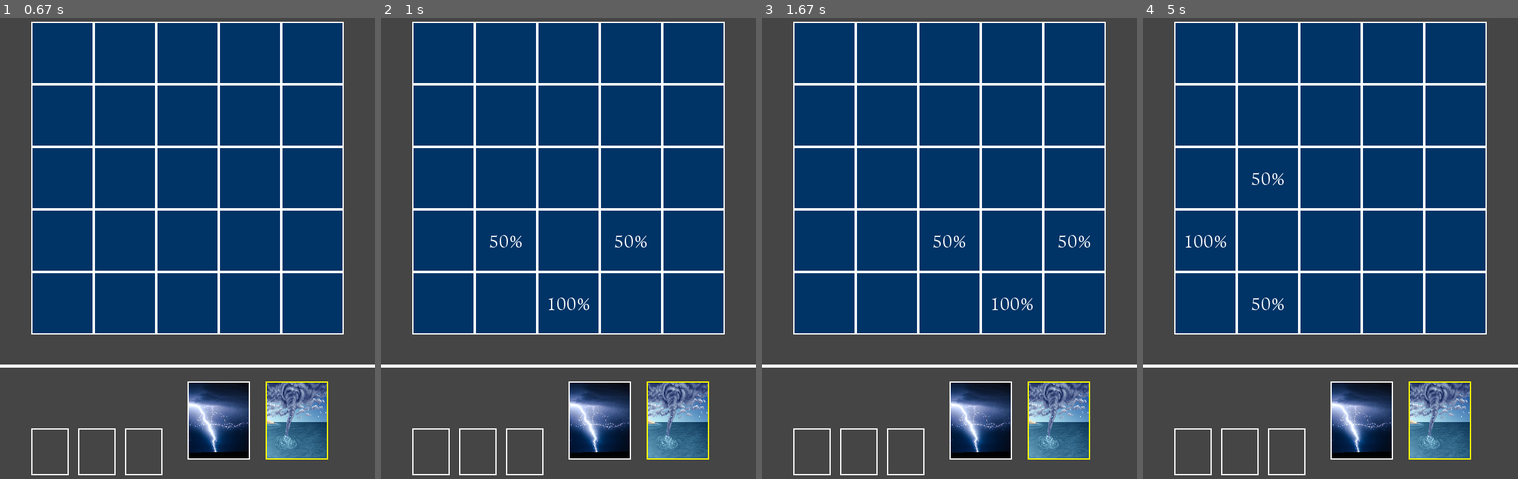
Above: before the commit, frames 1-4 (left to right).
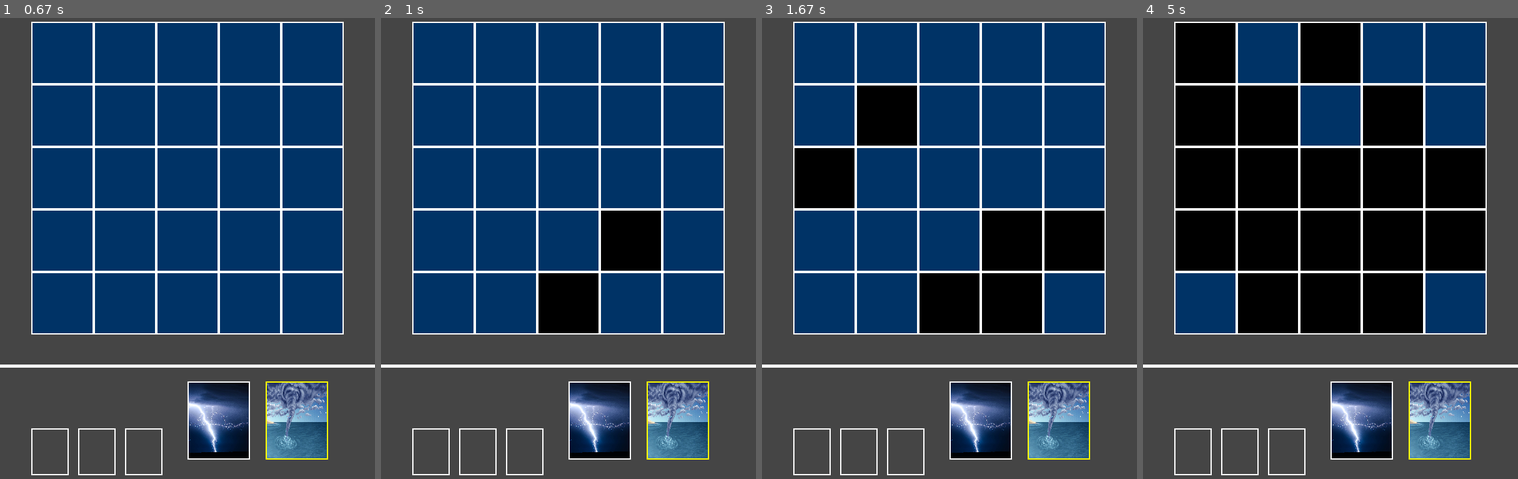
Above: after the commit, the same moments.

Repository: wlsdn2749/Rostark-Transcendence-Simulator
Game: pygame game, started from games/main.py
Same seed, same stepped clock (60 frames per second), same inputs: the game is played once before the commit and once after it.
Inputs (mouse positions are in pixels of both pictures, inside the frame that each line leads up to):
- Up to frame 1 (0.67 s): click (296, 414) at 0.38 s
- Up to frame 2 (1 s): click (568, 271) at 0.72 s
- Up to frame 3 (1.67 s): click (833, 165) at 1.05 s; click (994, 285) at 1.38 s
- Up to frame 4 (5 s): click (1338, 73) at 1.72 s; click (1334, 294) at 2.05 s; click (1319, 156) at 2.38 s; click (1278, 137) at 2.72 s; click (1428, 197) at 3.05 s; click (1446, 230) at 3.38 s; click (1409, 151) at 3.72 s; click (1221, 142) at 4.05 s; click (1345, 220) at 4.38 s; click (1221, 211) at 4.72 s

Frame 1 is identical in both runs. In frame 2, 4.3% of the frame differs, in the area x 29-75%, y 41-69%; in frame 3, 13%; in frame 4, 38%, in the area x 8-92%, y 1-69%.

Commit message:
add: tile destroy feature

Diff:
--- a/games/main.py
+++ b/games/main.py
@@ -7,6 +7,7 @@
 # 절대 경로 참조
 sys.path.append(os.path.dirname(os.path.abspath(os.path.dirname(__file__))))
 from pakeages.gameobject import Tile, Slot, Card  # noqa: E402
+from pakeages.random import is_destroy  # noqa : E402
 
 
 WHITE = (255, 255, 255)
@@ -77,9 +78,23 @@
         elif event.type == pygame.MOUSEBUTTONDOWN:
             x, y = pygame.mouse.get_pos()
             if 50 <= x <= 550 and 50 <= y <= 550:  # Tile Event
-                target_tile = tiles[(x - 50) // 100][(y - 50) // 100]
-                target_tile.destroy(screen)
-                print(x, y, target_tile.enabled)
+                x, y = (x - 50) // 100, (y - 50) // 100
+                if slots[0].selected:
+                    effect_range = slots[0].card.element.effect_range(x, y)
+                if slots[1].selected:
+                    effect_range = slots[1].card.element.effect_range(x, y)
+
+                if effect_range:
+                    for x, y, value in effect_range:
+                        if 0 <= x <= 4 and 0 <= y <= 4:
+                            if tiles[x][y].enabled:
+                                if is_destroy(value):
+                                    tiles[x][y].destroy(screen)
+
+                # target_tile = tiles[(x - 50) // 100][(y - 50) // 100]
+                # target_tile.destroy(screen)
+
+                # print(x, y, value, tiles[x][y].enabled)
             elif 300 <= x <= 400 and 625 <= y <= 725:  # ! Slot 0
                 slots[0].toggle_select(screen)
                 if slots[1].selected:
@@ -101,21 +116,26 @@
         # 마우스가 특정 타일 위로 올라갔을 경우 특정 타일과 그 인접 타일 위치를 저장
         for i in range(5):
             for j in range(5):
-                if tiles[i][j].collidepoint(mouse_pos):
+                if tiles[i][j].collidepoint(mouse_pos) and tiles[i][j].enabled:
                     if slots[0].selected:
                         effect_range = slots[0].card.element.effect_range(i, j)
                     if slots[1].selected:
                         effect_range = slots[1].card.element.effect_range(i, j)
 
                 # 모든 타일을 갱신
-                tiles[i][j].create(screen)
+                if tiles[i][j].enabled:
+                    tiles[i][j].create(screen)
+                else:
+                    tiles[i][j].destroy(screen)
 
         # 표시해야할 타일이 있을 경우 그 위치를 퍼센트 표시
         if effect_range:
             for x, y, value in effect_range:
                 if 0 <= x <= 4 and 0 <= y <= 4:
-                    tiles[x][y].show(screen, value)
-                    print(x, y, value)
+                    if tiles[x][y].enabled:
+                        tiles[x][y].show(screen, value)
+                        print(x, y, value)
+
     # 그린 선 반영
     pygame.display.update()
 
--- a/games/pakeages/gameobject.py
+++ b/games/pakeages/gameobject.py
@@ -9,6 +9,7 @@
 YELLOW = (255, 255, 0)
 DARK_RED = (150, 30, 30)
 TILE1 = (0, 51, 102)
+TILE_SELECTED = (51, 51, 255)
 
 pygame.font.init()
 font = pygame.font.Font("./games/fonts/HeirofLightRegular.ttf", 25)
@@ -22,6 +23,7 @@
     def __init__(self, *args: int, **kwargs: int) -> None:
         super().__init__(*args, **kwargs)
         self.enabled = False
+        self.selected = False
 
     def create(self, surface: pygame.surface.Surface) -> None:
         pygame.draw.rect(surface, TILE1, self)  # 채우기
@@ -35,6 +37,10 @@
 
     def show(self, surface: pygame.surface.Surface, value: int) -> None:
         # font.render(text, 안티엘리어싱, 색 지정(rgb), 텍스트 배경색(rgb))
+
+        pygame.draw.rect(surface, TILE_SELECTED, self)  # TILE_SELECTED으로 Boarding
+        pygame.draw.rect(surface, WHITE, self, 2)  # 하얀색으로 Boarding
+
         text_surface = font.render(f"{value}%", True, WHITE)
 
         # CHATGPT
@@ -45,6 +51,7 @@
         text_y = self.y + (self.height - text_height) // 2
 
         surface.blit(text_surface, (text_x, text_y))
+
         # CHATGPT_END
 
 
--- /dev/null
+++ b/games/pakeages/random.py
@@ -0,0 +1,9 @@
+import random
+
+
+def is_destroy(value: int) -> bool:
+    rand = random.randint(1, 100)  # [1, 100]
+    if rand <= value:  # value %
+        return True
+
+    return False
--- a/pyproject.toml
+++ b/pyproject.toml
@@ -12,6 +12,9 @@
 black = "^23.9.1"
 mypy = "^1.5.1"
 pygame = "^2.5.1"
+pytest = "^7.4.2"
+pytest-xdist = "^3.3.1"
+tqdm = "^4.66.1"
 
 
 [build-system]
--- /dev/null
+++ b/tests/random_test.py
@@ -0,0 +1,23 @@
+from typing import Union
+import pytest
+import random
+
+
+def rand(loop: Union[float, int], value: int):
+    loop = int(loop)
+    count = 0
+
+    for _ in range(loop):
+        rand = random.randint(0, 100)
+        if rand <= value:
+            count += 1
+    result = count / loop
+    return result
+
+
+@pytest.mark.parametrize("loop,value", [(1e2, 50), (1e5, 50), (1e7, 50), (2e7, 50)])
+def test_rand(loop: int, value: int):
+    assert rand(loop, value) == 0.5
+
+
+# pytest -n auto random_test.py
Not shown, changed: .pre-commit-config.yaml
Not shown, changed: Readme.md
Not shown, changed: poetry.lock
